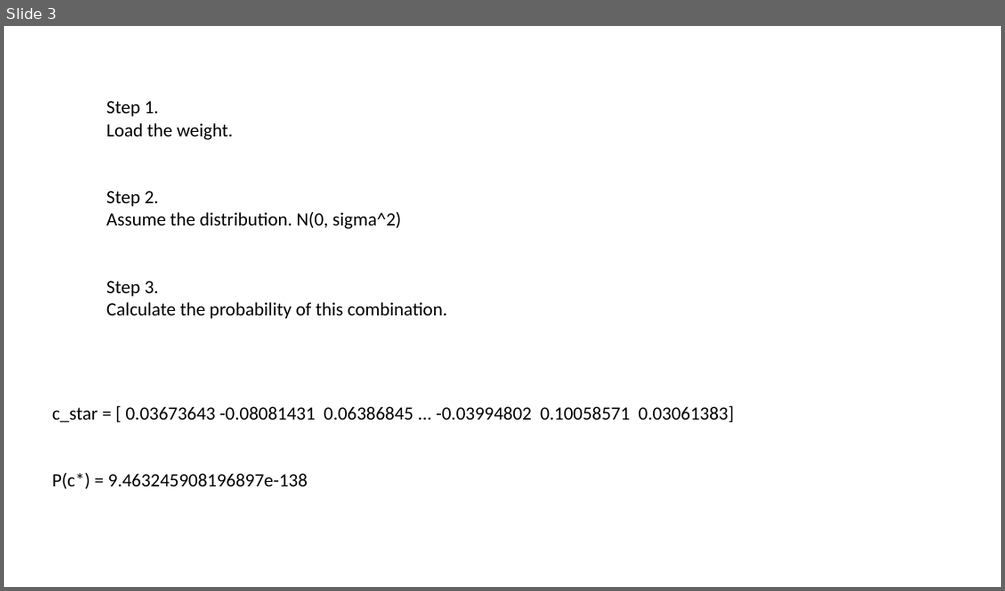
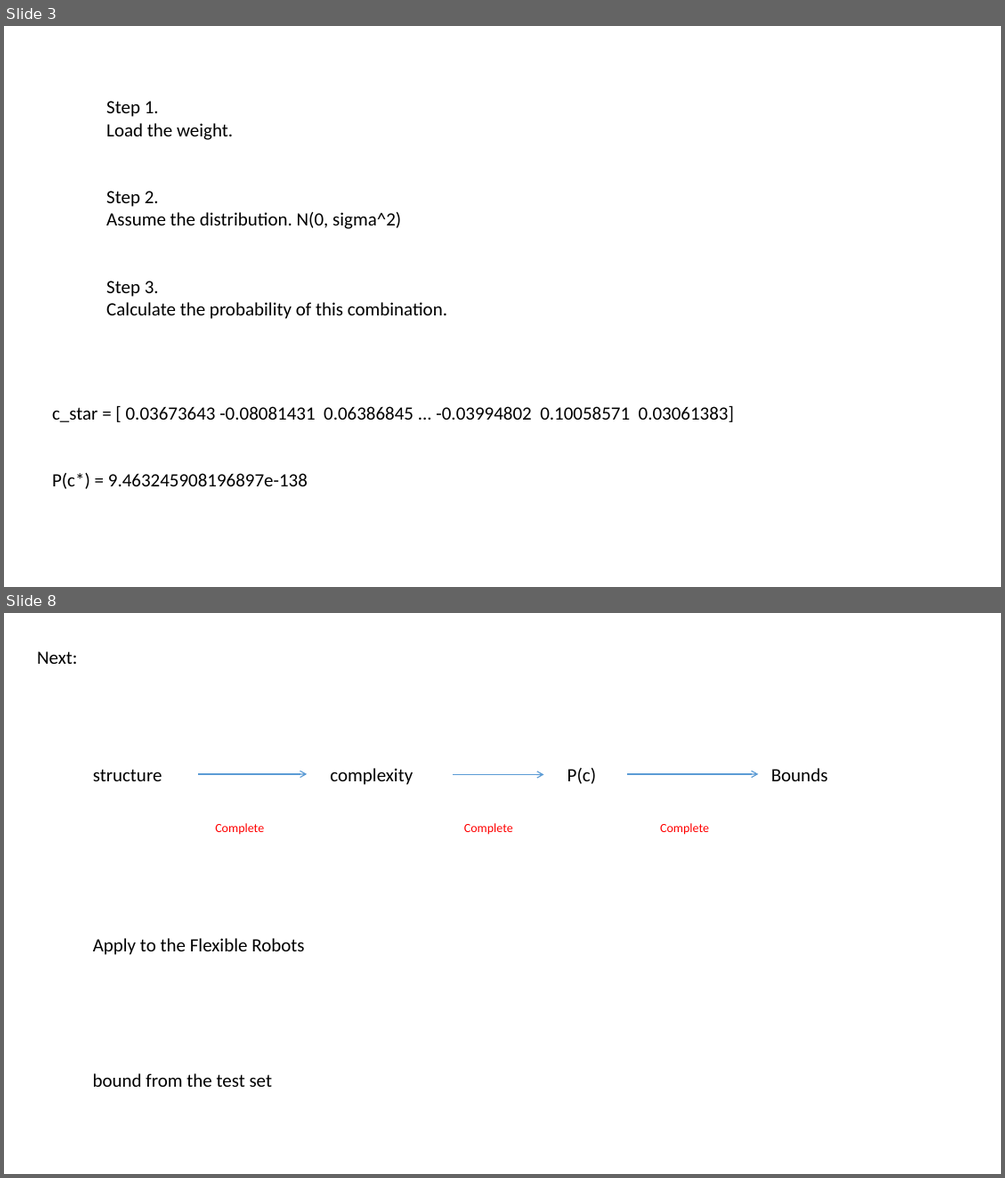
Before and after one commit to HansOersted/GeneralizationErrorBounds, a slide deck: bound.pptx. Shown one above the other, each under a label of ours: slide 3 before the commit, slides 3 and 8 after it; the slides between them are not shown. The pictures are 1005x591 and 1005x1178 pixels, drawn with LibreOffice and Linux fonts; fonts in the diff are those of the drawing. Boxes give left, top, right and bottom in pixels: in the first picture for what was removed or moved away, otherwise in the second. Text is boxed around its words. In the diff, an @@ line names an element or a change of style, - is before the commit and + after.

```diff
--- a/bound.pptx
+++ b/bound.pptx
@@ slide 8 added at box(4, 613, 1001, 1174), background #FFFFFF @@
@@ text added at box(37, 651, 77, 664), 18 pt, text #000000 @@
+Next:
@@ text added at box(93, 769, 162, 781), 18 pt, text #000000 @@
+structure
@@ text added at box(330, 768, 413, 785), 18 pt, text #000000 @@
+complexity
@@ text added at box(567, 768, 596, 784), 18 pt, text #000000 @@
+P(c)
@@ text added at box(771, 768, 828, 781), 18 pt, text #000000 @@
+Bounds
@@ arrow added from (198, 774) to (307, 774), #5B9BD5 1 pt @@
@@ arrow added from (453, 774) to (544, 774), #5B9BD5 1 pt @@
@@ arrow added from (628, 774) to (759, 774), #5B9BD5 1 pt @@
@@ text added at box(215, 823, 264, 835), 12 pt, text #FF0000 @@
+Complete
@@ text added at box(464, 823, 513, 835), 12 pt, text #FF0000 @@
+Complete
@@ text added at box(660, 823, 709, 835), 12 pt, text #FF0000 @@
+Complete
@@ text added at box(93, 938, 304, 955), 18 pt, text #000000 @@
+Apply to the Flexible Robots
@@ text added at box(93, 1073, 273, 1086), 18 pt, text #000000 @@
+bound from the test set
```
Also in this commit, not shown: 1 slide changed, 3 other slides added, 2 slides removed.
